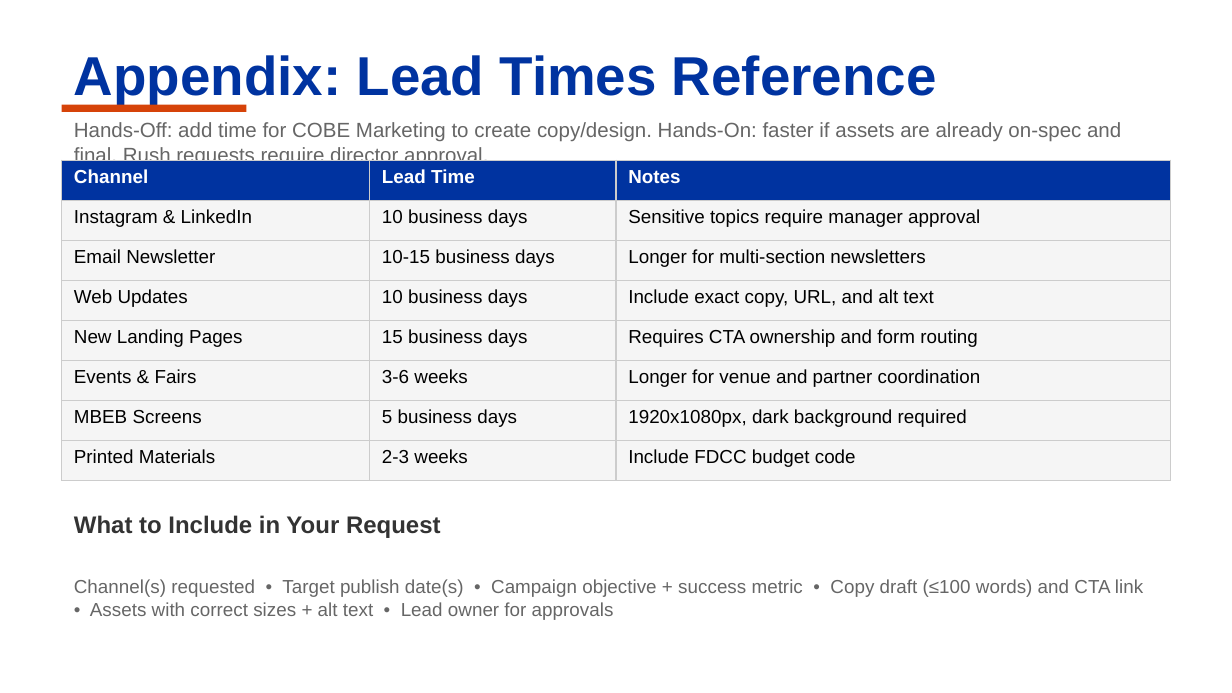
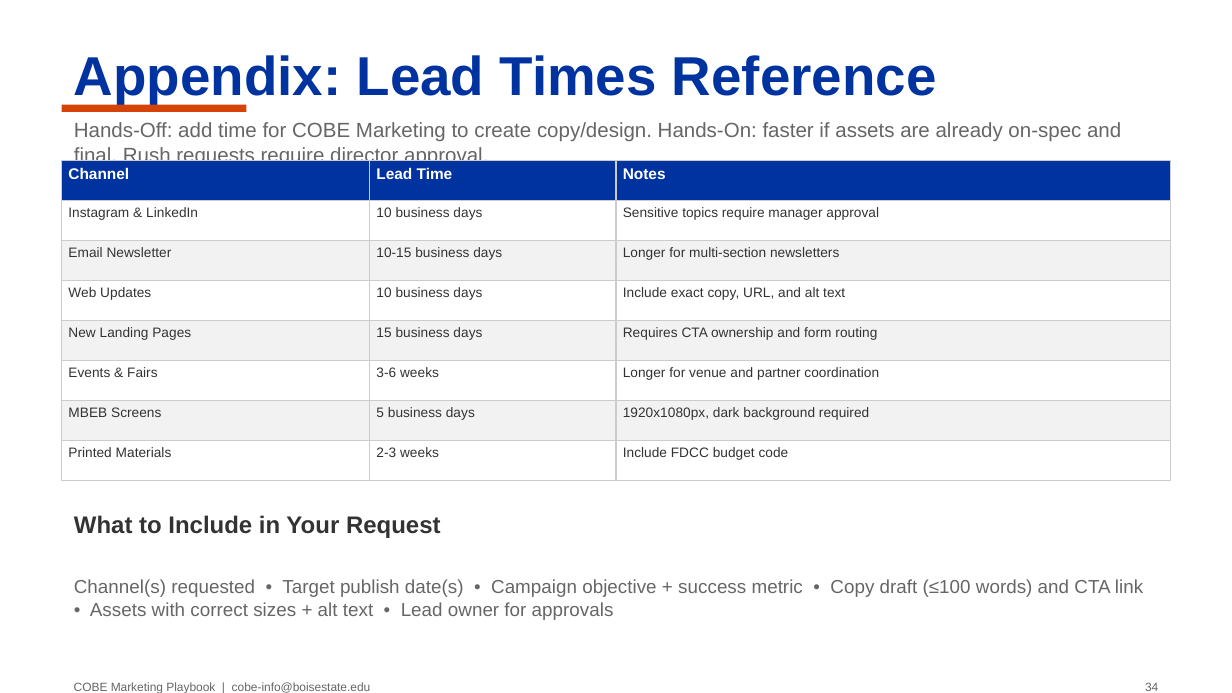
Before and after one commit to BenHowerton/RHM-Marketing-Handbook, a slide deck: slide 34 of COBE Marketing Playbook Updated (2).pptx. Drawn at 1232x693 pixels with LibreOffice and Linux fonts; fonts in the diff are those of the drawing. Boxes give left, top, right and bottom in pixels: in the first picture for what was removed or moved away, otherwise in the second. Text is boxed around its words. In the diff, an @@ line names an element or a change of style, - is before the commit and + after.

```diff
--- a/COBE Marketing Playbook Updated (2).pptx
+++ b/COBE Marketing Playbook Updated (2).pptx
@@ table at <box>62,160,1170,564</box> @@
@@ fill #F5F5F5 to #FFFFFF in 12 cells @@
@@ fill #F5F5F5 to #F2F2F2 in 9 cells @@
@@ size 11 to 9 pt in "Channel", "Lead Time", "Notes" @@
@@ size 11 to 8 pt, text colour #000000 to #333333 @@
@@ text added at <box>74,682,371,693</box>, 7 pt, text #666666 @@
+COBE Marketing Playbook | cobe-info@boisestate.edu
@@ text added at <box>1145,682,1158,691</box>, 7 pt, text #666666 @@
+34
```
Also in this commit, not shown: 26 other slides changed, 1 other file.
